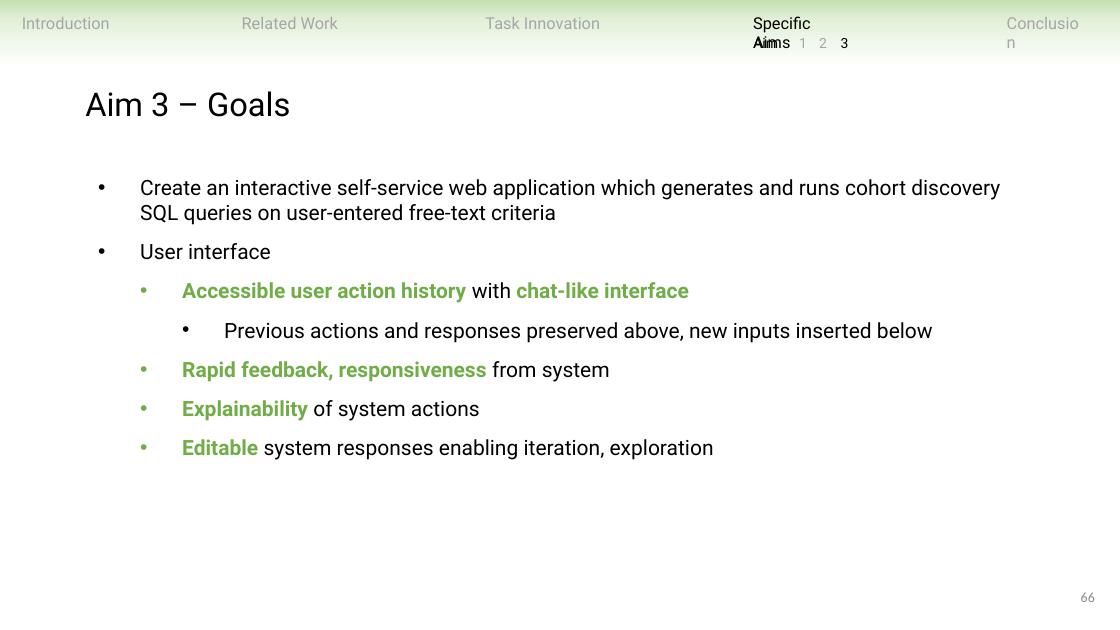
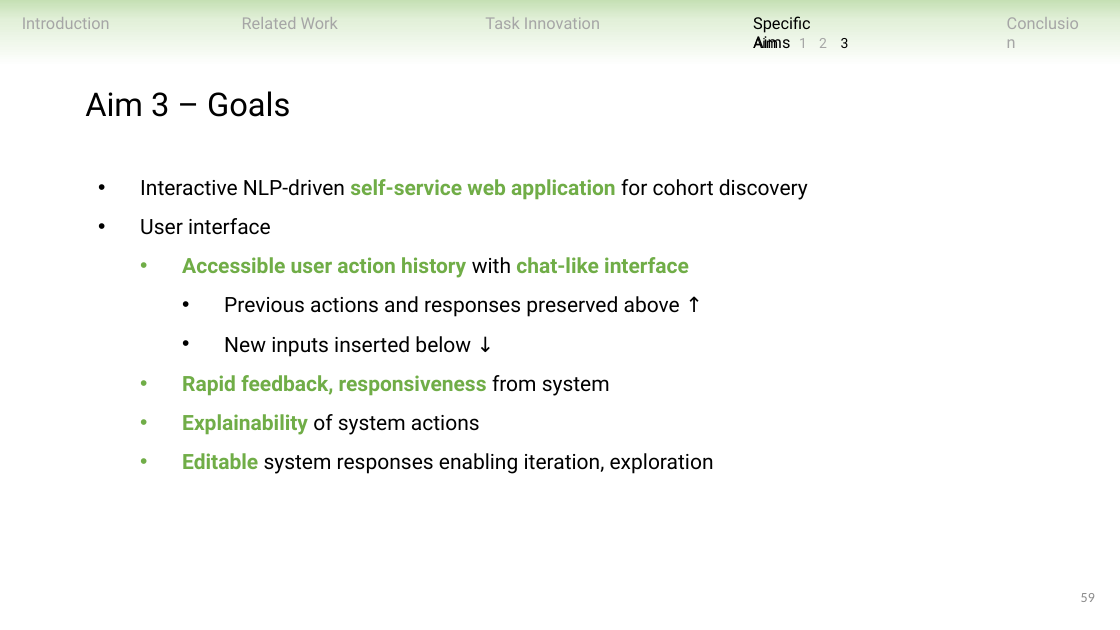
Before and after one commit to ndobb/dissertation, a slide deck: slide 59 of 4_general_exam/presentation/nic_dobbins_general_exam.pptx (slide 66 before the commit). Drawn at 1120x630 pixels with LibreOffice and Linux fonts; fonts in the diff are those of the drawing. Boxes give left, top, right and bottom in pixels: in the first picture for what was removed or moved away, otherwise in the second. Text is boxed around its words. In the diff, an @@ line names an element or a change of style, - is before the commit and + after.

Commit message:
updated

```diff
--- a/4_general_exam/presentation/nic_dobbins_general_exam.pptx
+++ b/4_general_exam/presentation/nic_dobbins_general_exam.pptx
@@ text at (140,179,808,200): text changed @@
-• Create an interactive self-service web application which generates and runs cohort discovery SQL queries on user-entered free-text criteria
+• Interactive NLP-driven self-service web application for cohort discovery
@@ text at (224,296,680,357): text changed @@
-    • Previous actions and responses preserved above, new inputs inserted below
+    • Previous actions and responses preserved above ↑
+    • New inputs inserted below ↓
@@ page number at (1081,593,1095,602): text changed @@
-66
+59
```
Also in this commit, not shown: 21 other slides changed, 3 slides added, 1 slide removed.
